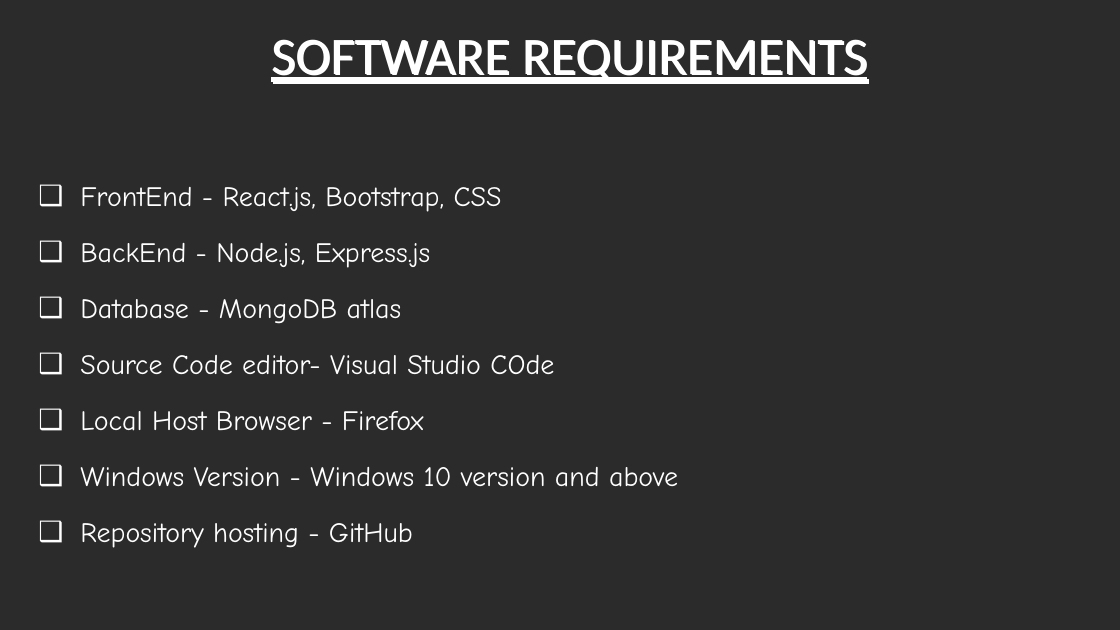
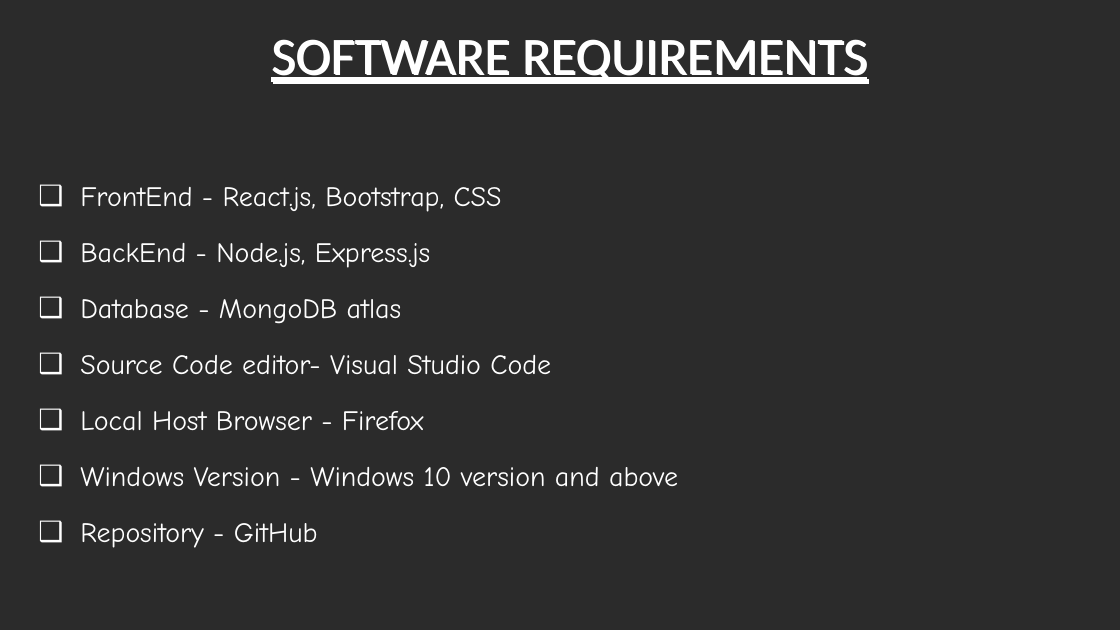
Before and after one commit to Sahithya132002/Final-Year-Project, a slide deck: slide 10 of Review 3.pptx. Drawn at 1120x630 pixels with LibreOffice and Linux fonts; fonts in the diff are those of the drawing; background and template pictures are left out; a plain dark background stands for a picture behind light text. Boxes give left, top, right and bottom in pixels: in the first picture for what was removed or moved away, otherwise in the second. Text is boxed around its words. In the diff, an @@ line names an element or a change of style, - is before the commit and + after.

```diff
--- a/Review 3.pptx
+++ b/Review 3.pptx
@@ text at box(80, 355, 551, 375): text changed @@
-❑ Source Code editor- Visual Studio COde
+❑ Source Code editor- Visual Studio Code
@@ text at box(80, 523, 318, 548): text changed @@
-❑ Repository hosting - GitHub
+❑ Repository - GitHub
```
Also in this commit, not shown: 9 other slides changed.
